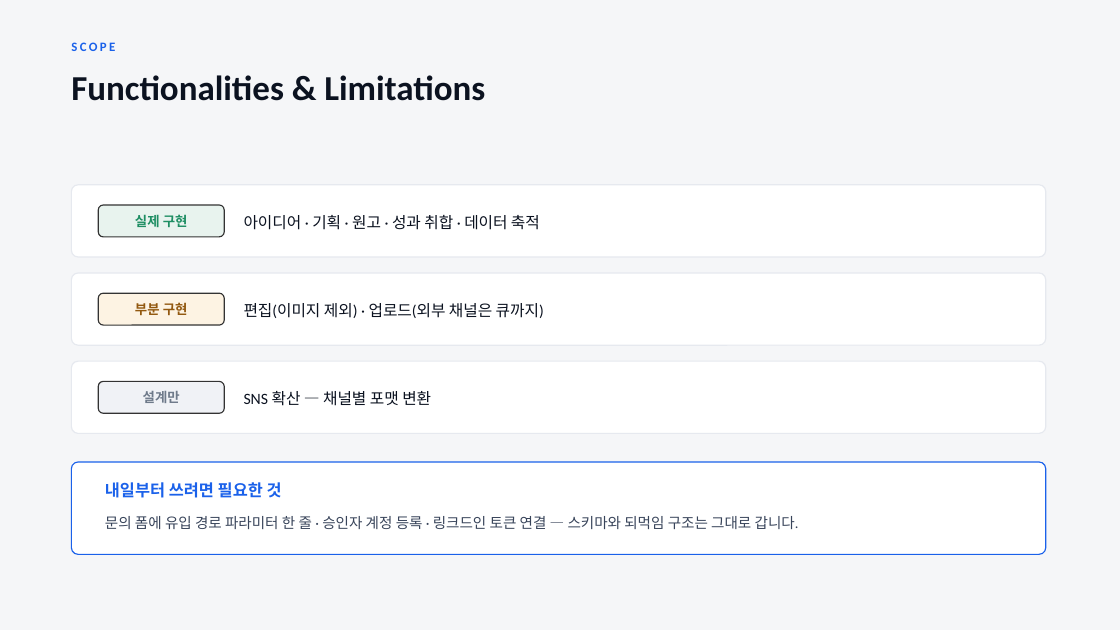
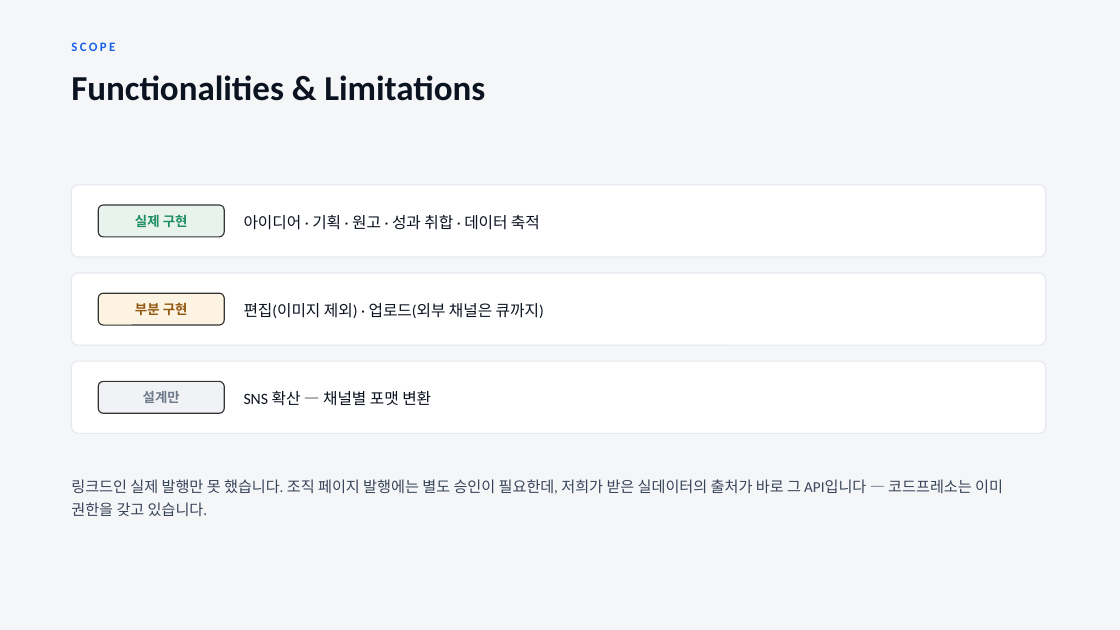
Before and after one commit to donghyun0215/marketingbot, a slide deck: slide 9 of aidlc-docs/deliverables/발표덱.pptx. Drawn at 1120x630 pixels with LibreOffice and Linux fonts; fonts in the diff are those of the drawing. Boxes give left, top, right and bottom in pixels: in the first picture for what was removed or moved away, otherwise in the second. Text is boxed around its words. In the diff, an @@ line names an element or a change of style, - is before the commit and + after.

```diff
--- a/aidlc-docs/deliverables/발표덱.pptx
+++ b/aidlc-docs/deliverables/발표덱.pptx
@@ text at [71,479,1003,516]: text added @@
+링크드인 실제 발행만 못 했습니다. 조직 페이지 발행에는 별도 승인이 필요한데, 저희가 받은 실데이터의 출처가 바로 그 API입니다 — 코드프레소는 이미 권한을 갖고 있습니다.
@@ text "링크드인 실제 발행만 못 했습니다. ...": place and size @@
-text "링크드인 실제 발행만 못 했습니다. ..." at [71,462,1046,555]
+text "링크드인 실제 발행만 못 했습니다. ..." at [71,479,1003,516]
@@ text "링크드인 실제 발행만 못 했습니다. ..." at [71,479,1003,516]: fill #FFFFFF to none; outline #1A61EA 1 pt to none @@
@@ text removed at [105,482,282,498] @@
-내일부터 쓰려면 필요한 것
@@ text removed at [105,516,799,529] @@
-문의 폼에 유입 경로 파라미터 한 줄 · 승인자 계정 등록 · 링크드인 토큰 연결 — 스키마와 되먹임 구조는 그대로 갑니다.
```
Also in this commit, not shown: 2 other slides changed, 13 other files.
